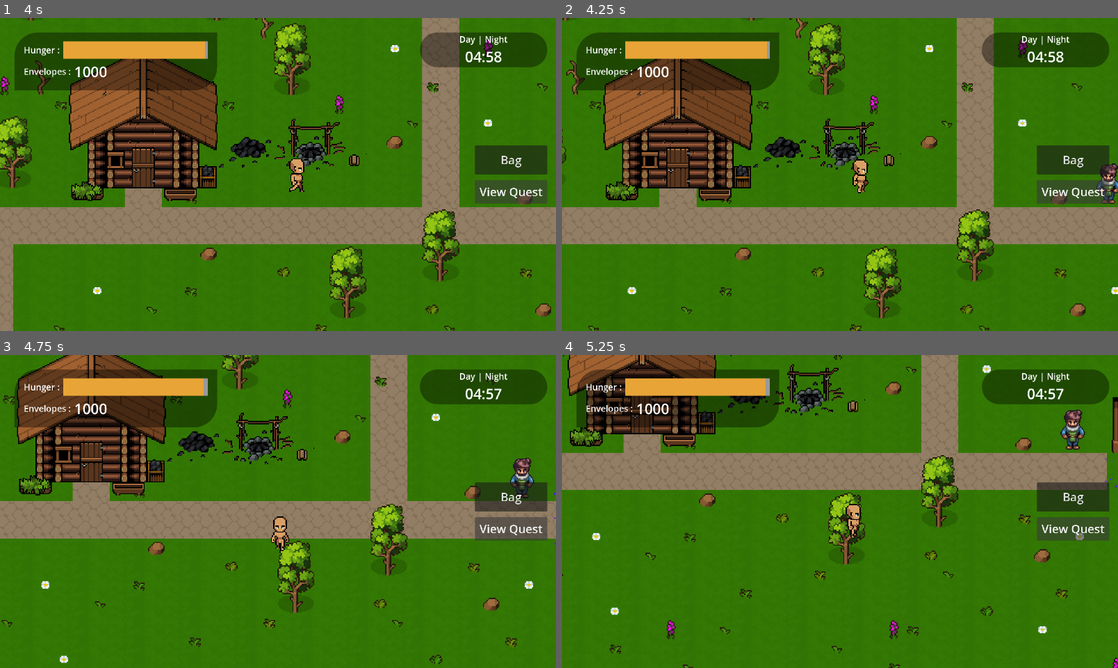
Above: before the commit, frames 1-4 (two rows, left to right).
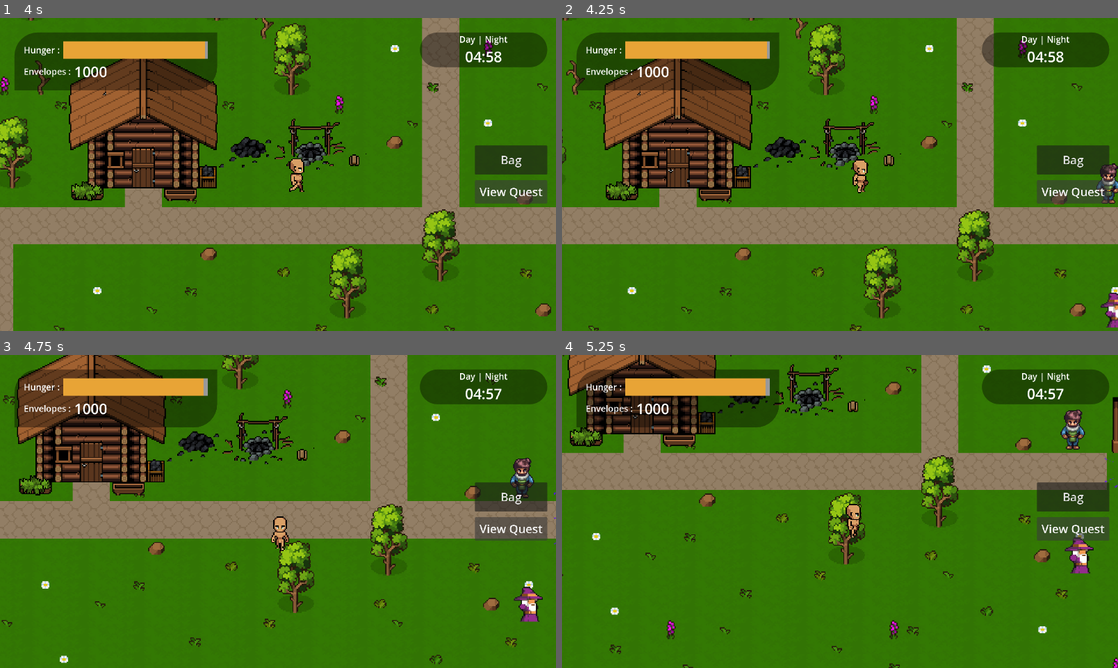
Above: after the commit, the same moments.

Repository: hoaxnt/envelhope-beta
Game: Godot game, scene res://Scenes/utils/main_menu.tscn
Same seed, same stepped clock (60 frames per second), same inputs: the game is played once before the commit and once after it.
Inputs (mouse positions are in pixels of both pictures, inside the frame that each line leads up to):
- Up to frame 1 (4 s): click "Continue" at 0.5 s; click (278, 174) at 1.25 s; click "Bag" at 2 s; click "View Quest" at 2.75 s; hold Right (ui_right) from 3.53 s (still down); hold E (interact) from 3.53 s (still down)
- Up to frame 2 (4.25 s): keep holding Right (ui_right); keep holding E (interact)
- Up to frame 3 (4.75 s): release Right (ui_right) at 4.28 s; release E (interact) at 4.28 s; hold Down (ui_down) from 4.28 s (still down); tap Shift at 4.35 s
- Up to frame 4 (5.25 s): release Down (ui_down) at 5.03 s; hold Right (ui_right) from 5.03 s (still down); hold E (interact) from 5.03 s (still down)

Frame 1 is identical in both runs. In frame 2, 0.2% of the frame differs, in the area x 96-100%, y 87-99%; in frame 3, 0.4%; in frame 4, 0.4%, in the area x 90-96%, y 58-70%.

Commit message:
feat: added balancer npc

Diff:
--- a/Scenes/chapters/chapter_1.tscn
+++ b/Scenes/chapters/chapter_1.tscn
@@ -1,8 +1,9 @@
-[gd_scene load_steps=17 format=3 uid="uid://btiivx7viv3y6"]
+[gd_scene load_steps=18 format=3 uid="uid://btiivx7viv3y6"]
 
 [ext_resource type="Script" uid="uid://brhpmhtu3mrs4" path="res://scripts/chapters/chapter_1.gd" id="1_k2l3u"]
 [ext_resource type="PackedScene" uid="uid://c8mx67b8f1vc3" path="res://scenes/maps/locations/island.tscn" id="2_2t2a1"]
 [ext_resource type="PackedScene" uid="uid://cf5hru462vhwc" path="res://scenes/characters/npc_island/diver.tscn" id="3_lhans"]
+[ext_resource type="PackedScene" uid="uid://csuro1o2pcce1" path="res://scenes/characters/npc_island/balancer.tscn" id="4_gbphn"]
 [ext_resource type="PackedScene" uid="uid://4h22a7hemgyb" path="res://scenes/characters/player.tscn" id="4_itjef"]
 [ext_resource type="Script" uid="uid://tdyss6nwpwej" path="res://scripts/utils/portal.gd" id="5_k2l3u"]
 [ext_resource type="Texture2D" uid="uid://dnhad78k1oqjp" path="res://assets/utils/portal.png" id="6_k2l3u"]
@@ -71,11 +72,16 @@
 [node name="Chapter1" type="Node2D"]
 script = ExtResource("1_k2l3u")
 
-[node name="island" parent="." instance=ExtResource("2_2t2a1")]
+[node name="Island" parent="." instance=ExtResource("2_2t2a1")]
 position = Vector2(1, 0)
 
-[node name="npc_diving" parent="." instance=ExtResource("3_lhans")]
+[node name="NPCs" type="Node2D" parent="."]
+
+[node name="Diver" parent="NPCs" instance=ExtResource("3_lhans")]
 position = Vector2(994, 248)
+
+[node name="Balancer" parent="NPCs" groups=["npcs"] instance=ExtResource("4_gbphn")]
+position = Vector2(1004, 361)
 
 [node name="Player" parent="." instance=ExtResource("4_itjef")]
 position = Vector2(715, 245)
--- /dev/null
+++ b/Scenes/characters/npc_island/balancer.tscn
@@ -0,0 +1,51 @@
+[gd_scene load_steps=8 format=3 uid="uid://csuro1o2pcce1"]
+
+[ext_resource type="Texture2D" uid="uid://i35dymwyomi4" path="res://assets/characters/npc_island/wizzard/idle/idle-sheet.png" id="1_hbv6q"]
+
+[sub_resource type="CircleShape2D" id="CircleShape2D_mwkii"]
+radius = 21.023796
+
+[sub_resource type="AtlasTexture" id="AtlasTexture_x756q"]
+atlas = ExtResource("1_hbv6q")
+region = Rect2(0, 0, 32, 32)
+
+[sub_resource type="AtlasTexture" id="AtlasTexture_mpy2k"]
+atlas = ExtResource("1_hbv6q")
+region = Rect2(32, 0, 32, 32)
+
+[sub_resource type="AtlasTexture" id="AtlasTexture_0asy1"]
+atlas = ExtResource("1_hbv6q")
+region = Rect2(64, 0, 32, 32)
+
+[sub_resource type="AtlasTexture" id="AtlasTexture_g3k2h"]
+atlas = ExtResource("1_hbv6q")
+region = Rect2(96, 0, 32, 32)
+
+[sub_resource type="SpriteFrames" id="SpriteFrames_mwkii"]
+animations = [{
+"frames": [{
+"duration": 1.0,
+"texture": SubResource("AtlasTexture_x756q")
+}, {
+"duration": 1.0,
+"texture": SubResource("AtlasTexture_mpy2k")
+}, {
+"duration": 1.0,
+"texture": SubResource("AtlasTexture_0asy1")
+}, {
+"duration": 1.0,
+"texture": SubResource("AtlasTexture_g3k2h")
+}],
+"loop": true,
+"name": &"default",
+"speed": 5.0
+}]
+
+[node name="NpcBalancer" type="CharacterBody2D"]
+
+[node name="CollisionShape2D" type="CollisionShape2D" parent="."]
+shape = SubResource("CircleShape2D_mwkii")
+
+[node name="AnimatedSprite2D" type="AnimatedSprite2D" parent="."]
+sprite_frames = SubResource("SpriteFrames_mwkii")
+autoplay = "default"
--- a/Scenes/characters/npc_island/diver.tscn
+++ b/Scenes/characters/npc_island/diver.tscn
@@ -6,7 +6,7 @@
 radius = 14.0
 height = 42.0
 
-[node name="diver" type="CharacterBody2D" groups=["NPCs"]]
+[node name="diver" type="CharacterBody2D" groups=["npcs"]]
 
 [node name="CollisionShape2D" type="CollisionShape2D" parent="."]
 position = Vector2(5, 6)
--- a/Scripts/characters/player.gd
+++ b/Scripts/characters/player.gd
@@ -59,12 +59,13 @@
 				anim.flip_h = false
 
 func _on_interaction_zone_body_entered(body):
-	if body.name == 'npc_diving':
-		current_npc = body.name
+	if body.is_in_group("npcs"):
+		current_npc = body
 		head_text.show()
+		print("Interacted with NPC: ", body.name)
 
 func _on_interaction_zone_body_exited(body):
-	if body.name == current_npc:
+	if body == current_npc:
 		current_npc = null
 		head_text.hide()
 
--- a/project.godot
+++ b/project.godot
@@ -42,7 +42,7 @@
 
 [global_group]
 
-NPCs=""
+npcs=""
 
 [input]
 
